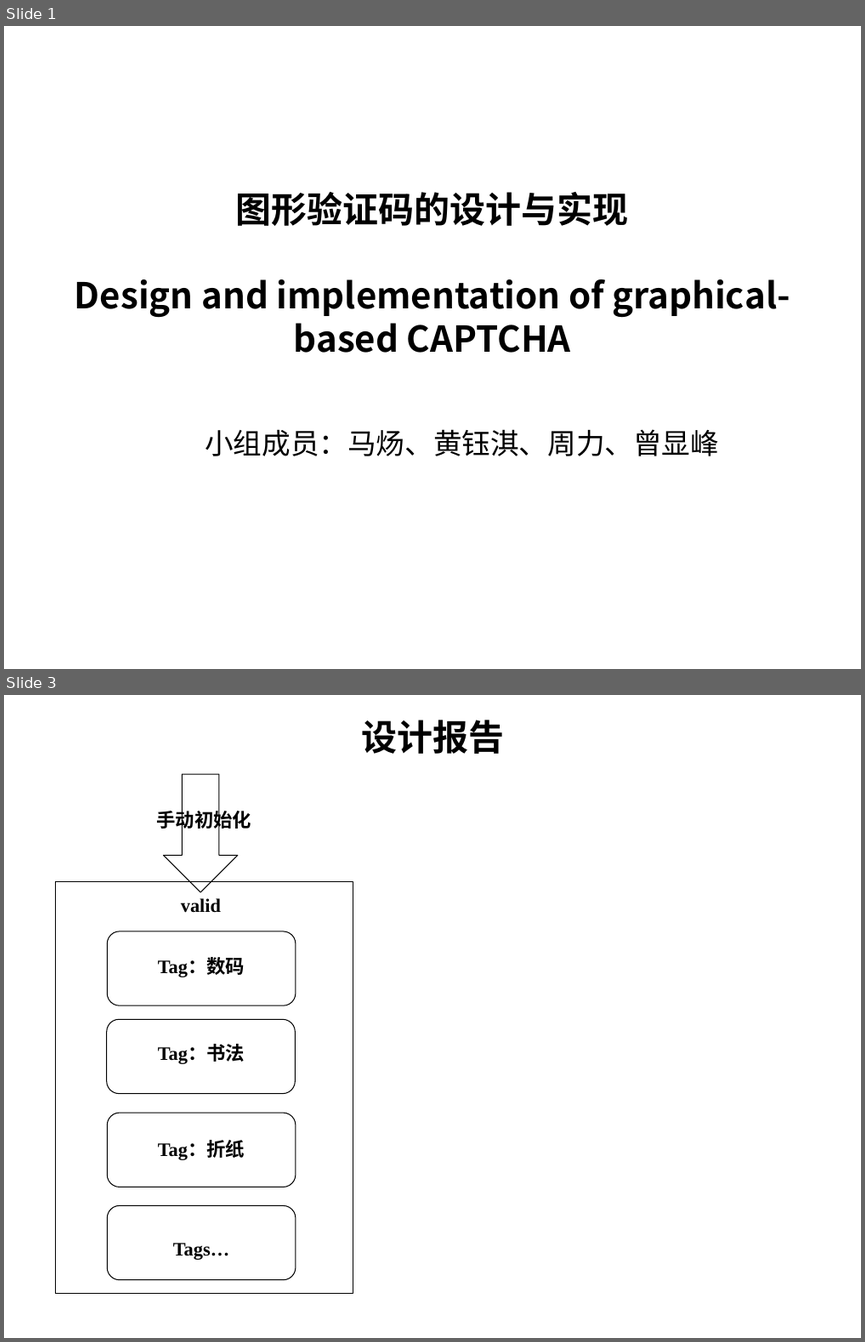
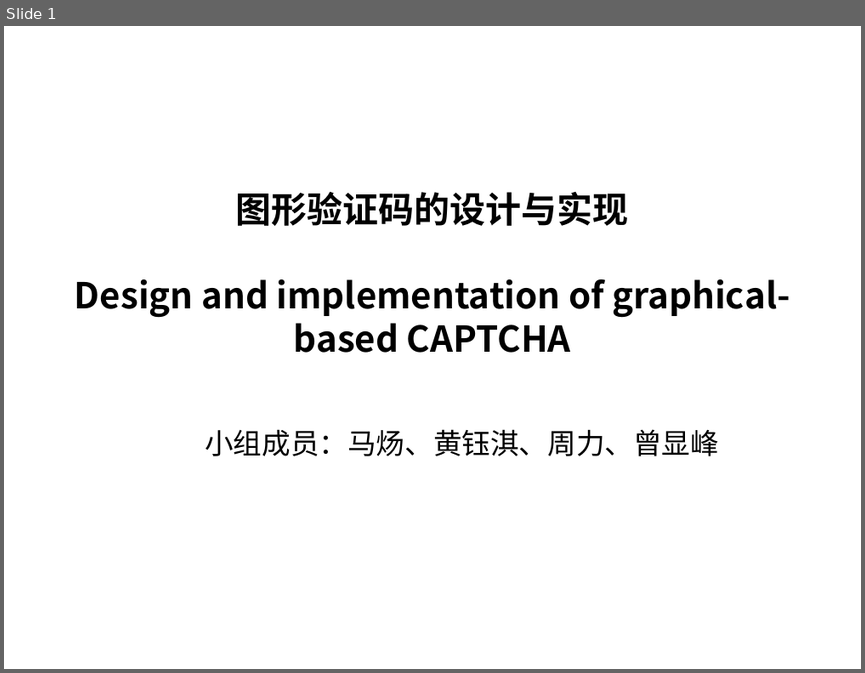
Before and after one commit to hyqPKU/secure, a slide deck: 图形验证码.pptx. Shown one above the other, each under a label of ours: slides 1 and 3 before the commit, slide 1 after it; the slides between them are not shown. The pictures are 865x1342 and 865x673 pixels, drawn with LibreOffice and Linux fonts; fonts in the diff are those of the drawing; background and template pictures are left out. Boxes give left, top, right and bottom in pixels: in the first picture for what was removed or moved away, otherwise in the second. Text is boxed around its words. In the diff, an @@ line names an element or a change of style, - is before the commit and + after.

```diff
--- a/图形验证码.pptx
+++ b/图形验证码.pptx
@@ slide 3 removed at box(4, 695, 861, 1338), background picture (left out) @@
@@ text removed at box(361, 720, 504, 754) @@
-设计报告
@@ down arrow removed at box(163, 774, 238, 892) @@
@@ text removed at box(157, 808, 252, 832) @@
-手动初始化
@@ rectangle removed at box(55, 882, 352, 1293) @@
@@ text removed at box(181, 898, 221, 913) @@
-valid
@@ rounded rectangle removed at box(107, 931, 296, 1006) @@
@@ text removed at box(158, 959, 245, 977) @@
-Tag：数码
@@ rounded rectangle removed at box(107, 1019, 296, 1094) @@
@@ text removed at box(158, 1045, 245, 1064) @@
-Tag：书法
@@ rounded rectangle removed at box(107, 1112, 296, 1187) @@
@@ text removed at box(158, 1141, 245, 1160) @@
-Tag：折纸
@@ rounded rectangle removed at box(107, 1206, 296, 1280) @@
@@ text removed at box(173, 1242, 229, 1259) @@
-Tags…
```
Also in this commit, not shown: 3 slides changed, 6 slides added, 3 other slides removed.
